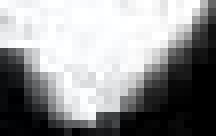
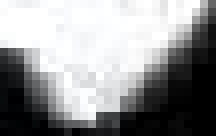
Before/after of a 216 × 136 layered artwork. What changed in the layer stack:
painted on "Background" over [0, 8, 48, 40]
